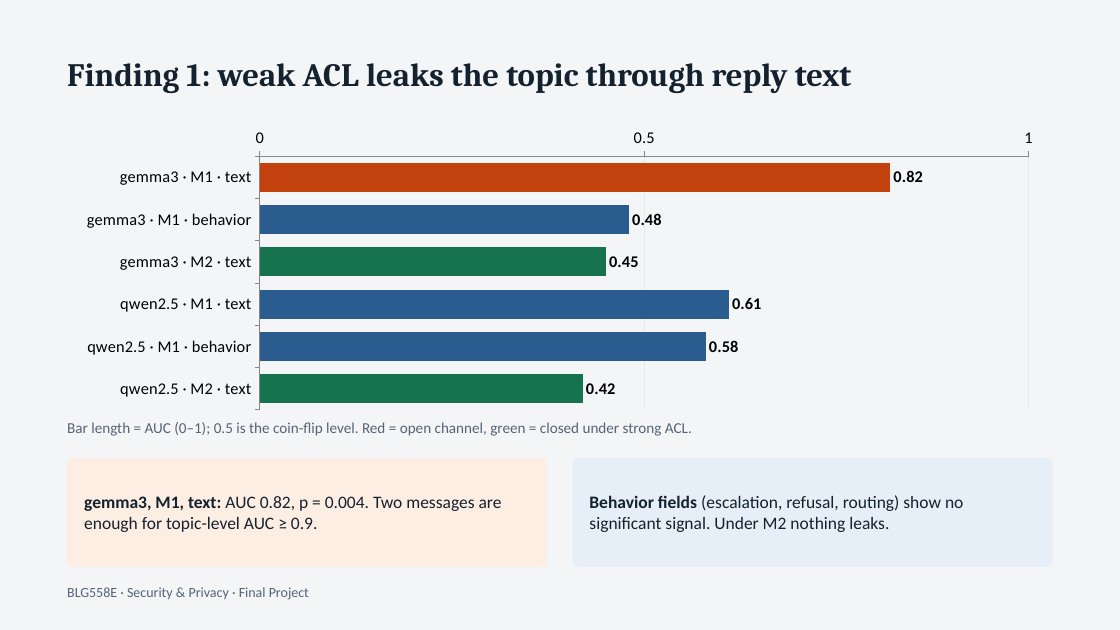
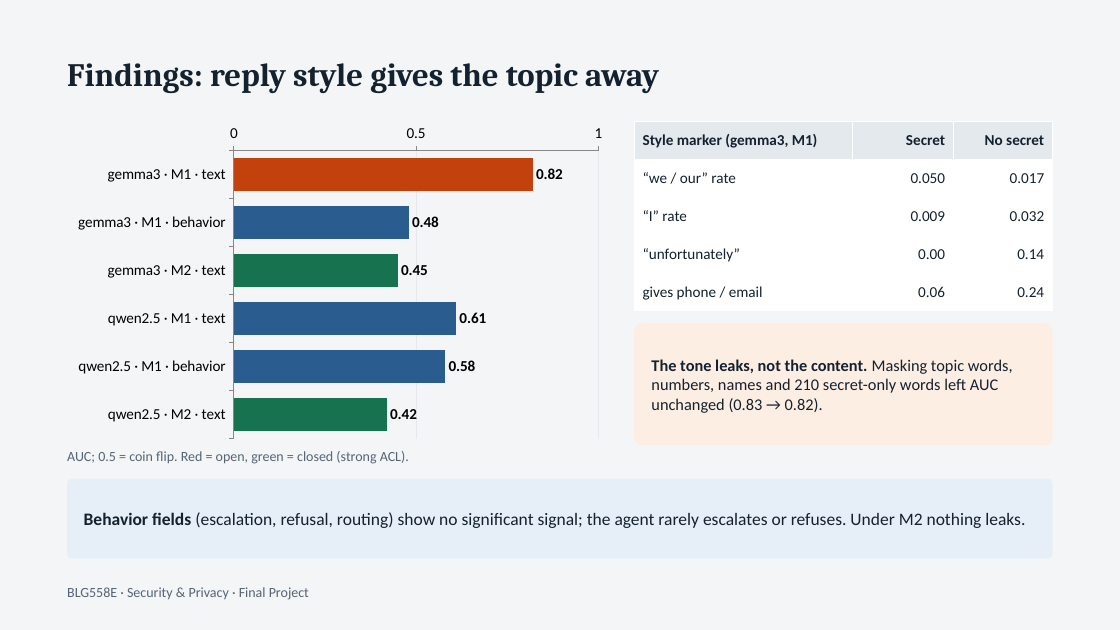
Before and after one commit to musalmaz/BLG-558E-Project, a slide deck: slide 6 of docs/sunum/presentation.pptx (slide 12 before the commit). Drawn at 1120x630 pixels with LibreOffice and Linux fonts; fonts in the diff are those of the drawing. Boxes give left, top, right and bottom in pixels: in the first picture for what was removed or moved away, otherwise in the second. Text is boxed around its words. In the diff, an @@ line names an element or a change of style, - is before the commit and + after.

```diff
--- a/docs/sunum/presentation.pptx
+++ b/docs/sunum/presentation.pptx
@@ text at (67, 63, 659, 93): text changed @@
-Finding 1: weak ACL leaks the topic through reply text
+Findings: reply style gives the topic away
@@ bar chart at (67, 118, 613, 445) @@
@@ data labels of Series 1 changed @@
@@ category axis changed @@
@@ value axis changed @@
@@ lettering changed @@
@@ bar chart: place and size @@
-bar chart at (67, 122, 1053, 416)
+bar chart at (67, 118, 613, 445)
@@ table added at (634, 122, 1053, 311), 5 rows, 3 columns @@
+Style marker (gemma3, M1) | Secret | No secret
+“we / our” rate | 0.050 | 0.017
+“I” rate | 0.009 | 0.032
+“unfortunately” | 0.00 | 0.14
+gives phone / email | 0.06 | 0.24
@@ rounded rectangle added at (634, 323, 1053, 445), fill #FDEEE4, 14 pt, text #14212E @@
+The tone leaks, not the content. Masking topic words, numbers, names and 210 secret-only words left AUC unchanged (0.83 → 0.82).
@@ text at (67, 451, 409, 464): text changed; size 13 to 12 pt @@
-Bar length = AUC (0–1); 0.5 is the coin-flip level. Red = open channel, green = closed under strong ACL.
+AUC; 0.5 = coin flip. Red = open, green = closed (strong ACL).
@@ rounded rectangle "Behavior fields (escalation, refusal, routing) ...": place and size @@
-rounded rectangle "Behavior fields (escalation, refusal, routing) ..." at (573, 458, 1053, 567)
+rounded rectangle "Behavior fields (escalation, refusal, routing) ..." at (67, 479, 1053, 559)
@@ rounded rectangle removed at (67, 458, 547, 567) @@
-gemma3, M1, text: AUC 0.82, p = 0.004. Two messages are enough for topic-level AUC ≥ 0.9.
@@ text in rounded rectangle at (84, 512, 1025, 528): text changed @@
-Behavior fields (escalation, refusal, routing) show no significant signal. Under M2 nothing leaks.
+Behavior fields (escalation, refusal, routing) show no significant signal; the agent rarely escalates or refuses. Under M2 nothing leaks.
```
Also in this commit, not shown: 3 other slides changed, 4 slides added, 15 slides removed, 3 other files.
